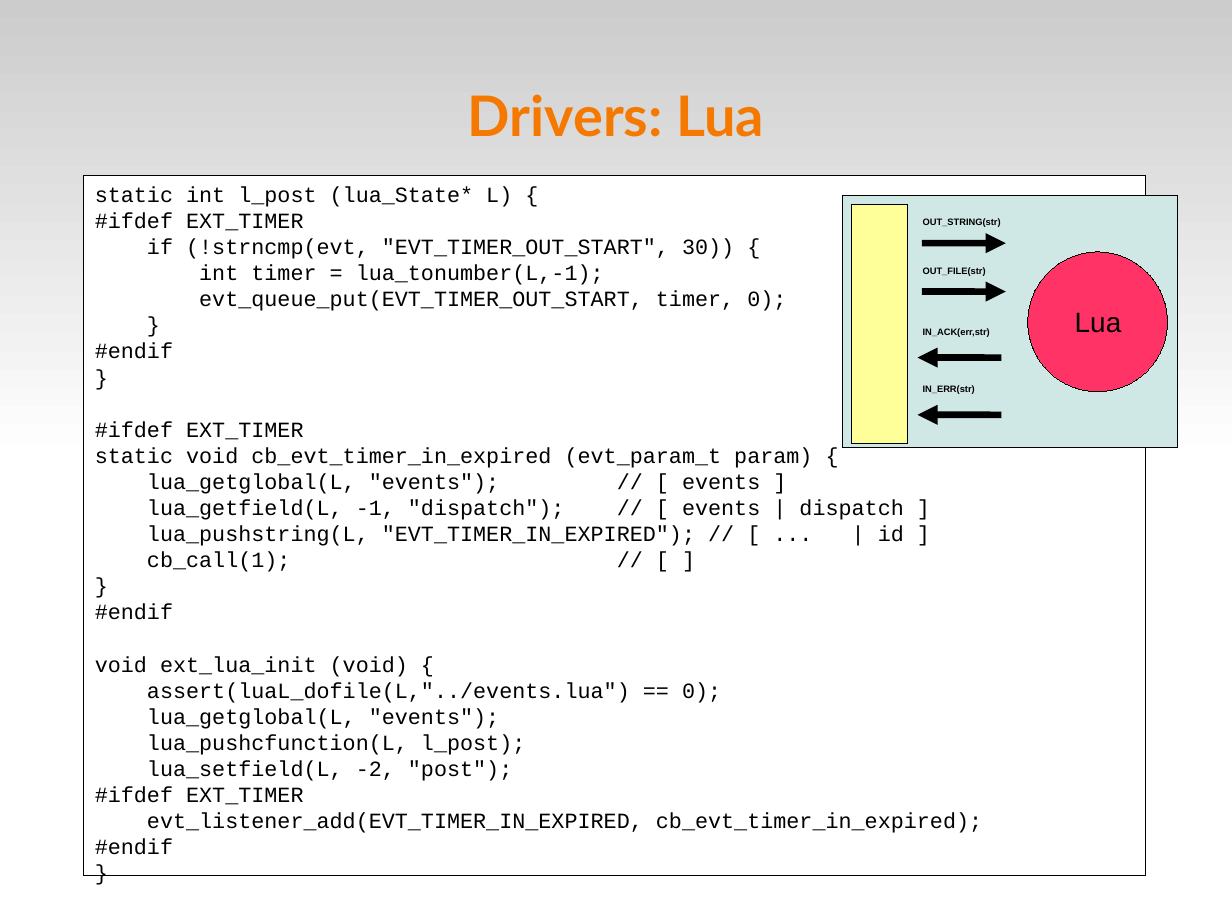
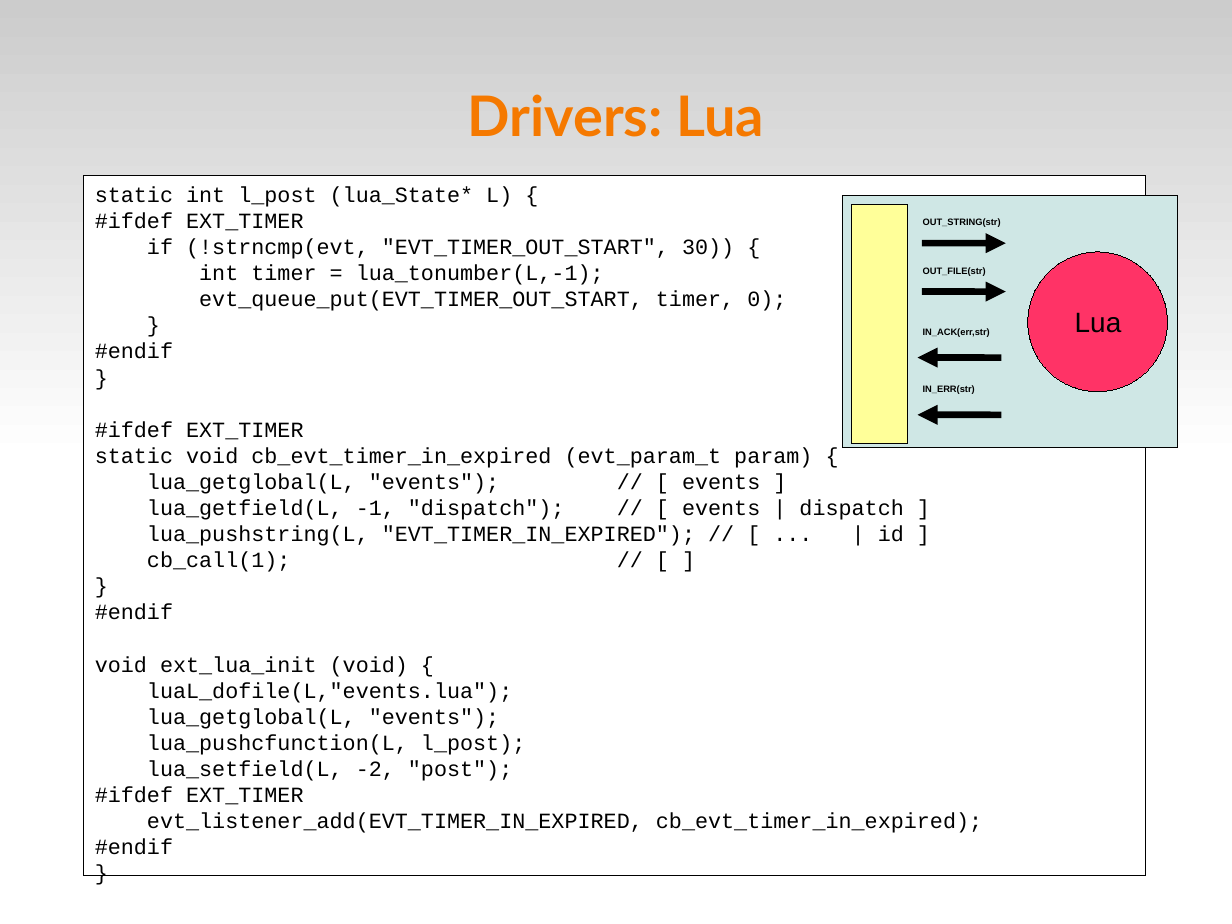
Before and after one commit to fsantanna/events, a slide deck: slide 15 of evt.odp. Drawn at 1232x924 pixels with LibreOffice and Linux fonts; fonts in the diff are those of the drawing. Boxes give left, top, right and bottom in pixels: in the first picture for what was removed or moved away, otherwise in the second. Text is boxed around its words. In the diff, an @@ line names an element or a change of style, - is before the commit and + after.

```diff
--- a/evt.odp
+++ b/evt.odp
@@ text in rectangle at [147, 682, 512, 703]: text changed @@
-assert(luaL_dofile(L,"../events.lua") == 0);
+luaL_dofile(L,"events.lua");
```
Also in this commit, not shown: 2 other slides changed, 3 slides added, 21 slides removed, 4 other files.
